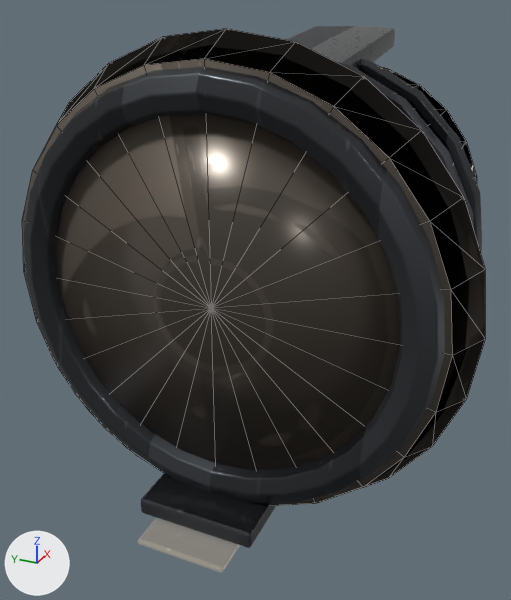
The Blender file assets/ships/parts/blender/engine_ion_small_authored.blend, before and after one commit.
Both versions are drawn from a camera (50 mm lens) standing at (-2.33, -1.25, 1.24) and looking at (0.82, 0.17, -0.34). The lights are fixed; the arrows at lower left show +X, +Y and +Z. The first picture is the older version. Mesh edges are drawn as thin lines on the coarser meshes.

The first picture shows 'DET_heat_discolor', 'DET_soot_vent_band', 'LOD0_ENGINE_ION_SMALL_MAIN', 'engine_ion_small_Material_Mechanical_Merged'.
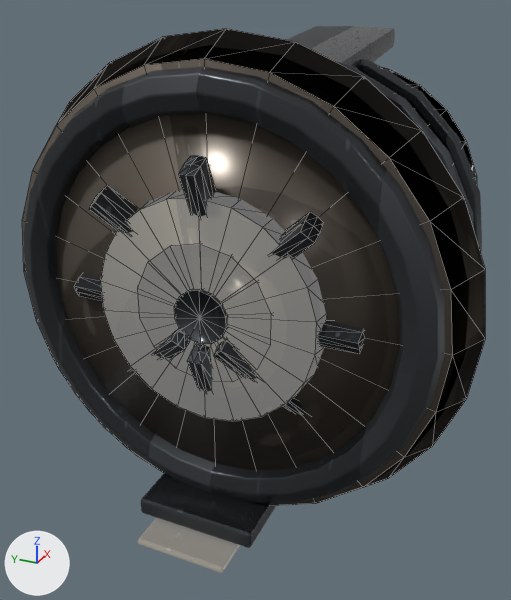
Boxes (x1, y1, x2, y2) around the edits, measured in the pictures (511 x 600 px):
'HOOK_DRIVE_CORE', added: after (101, 190, 326, 422)
'HOOK_DRIVE_FAN', added: after (74, 156, 365, 413)
'HOOK_DRIVE_PLUME', added: after (138, 244, 271, 382)

Diff of the bpy script that builds the scene:
```diff
--- a/assets/ships/parts/blender/engine_ion_small_authored.blend.py
+++ b/assets/ships/parts/blender/engine_ion_small_authored.blend.py
@@ me_hook_drive_plume @@
+me_hook_drive_plume.from_pydata(...)  # a 14-sided cut cone along x (radius 0.306 at the low end, 0.379 at the high end) spanning x -0.08..0.04, y -0.369..0.369, z -0.378..0.378
+me_hook_drive_plume.materials.append(mat_material_accent)
@@ me_hook_drive_fan @@
+me_hook_drive_fan.from_pydata(...)  # 462 vertices, 440 faces; spans x -0.162..0.162, y -0.649..0.649, z -0.641..0.641
+me_hook_drive_fan.materials.append(mat_material_mechanical)
@@ me_hook_drive_core @@
+me_hook_drive_core.from_pydata(...)  # 68 vertices, 132 faces; spans x -0.08..0.1, y -0.499..0.499, z -0.504..0.504
+me_hook_drive_core.materials.append(mat_material_accent)
@@ ob_hook_drive_plume @@
+ob_hook_drive_plume = bpy.data.objects.new('HOOK_DRIVE_PLUME', me_hook_drive_plume)
+ob_hook_drive_plume.parent = ob_engine_ion_small
+ob_hook_drive_plume.location = (0.0, 0.0, 0.0)
@@ ob_hook_drive_fan @@
+ob_hook_drive_fan = bpy.data.objects.new('HOOK_DRIVE_FAN', me_hook_drive_fan)
+ob_hook_drive_fan.parent = ob_engine_ion_small
+ob_hook_drive_fan.location = (0.0, 0.0, 0.0)
@@ ob_hook_drive_core @@
+ob_hook_drive_core = bpy.data.objects.new('HOOK_DRIVE_CORE', me_hook_drive_core)
+ob_hook_drive_core.parent = ob_engine_ion_small
+ob_hook_drive_core.location = (0.0, 0.0, 0.0)
```
